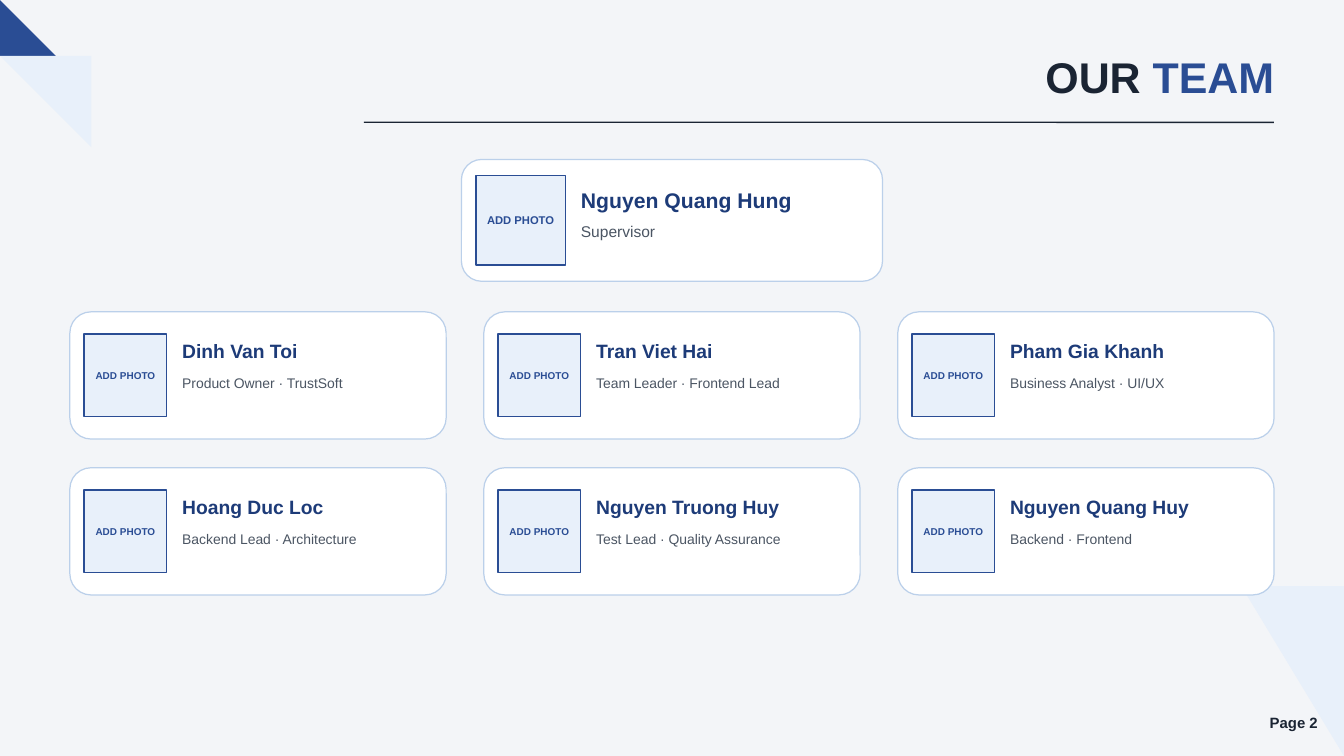
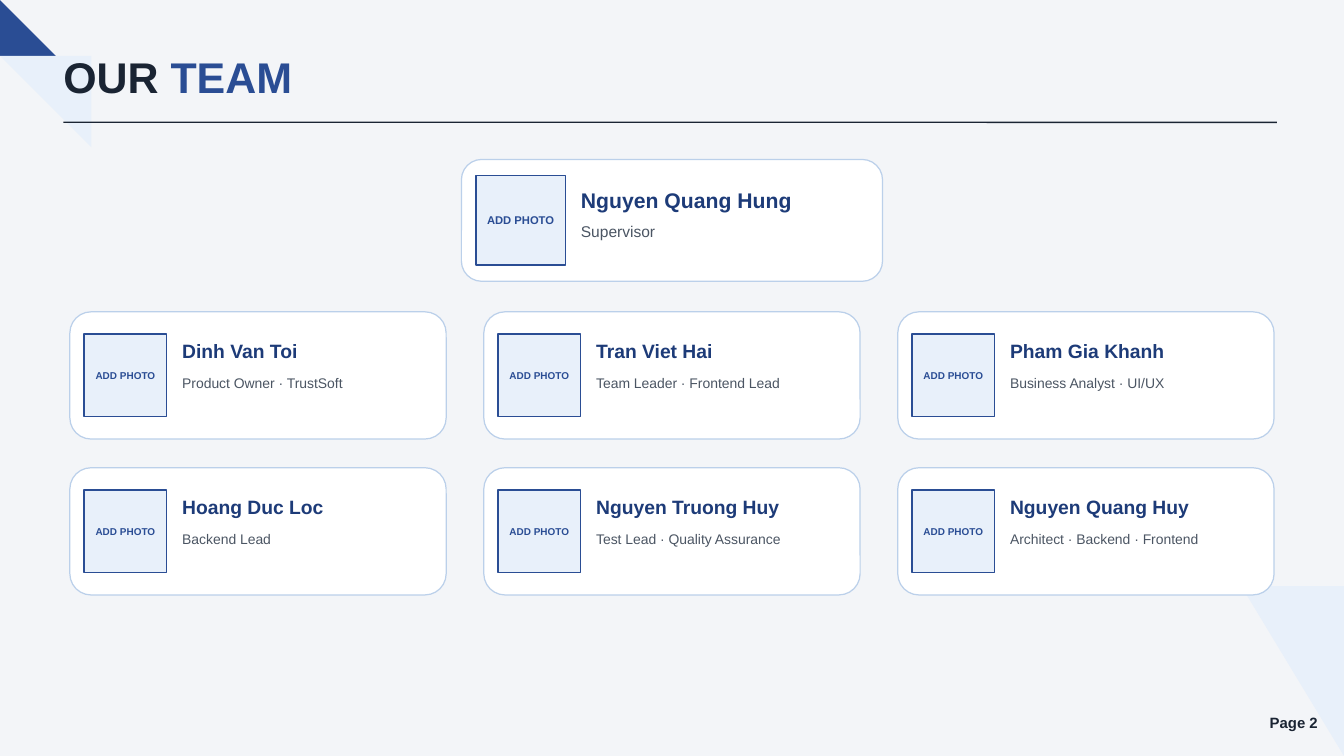
Before and after one commit to callmehai/FU-FA26-G116, a slide deck: slide 2 of docs/08-reports/source/TrustCabinet_Report.pptx. Drawn at 1344x756 pixels with LibreOffice and Linux fonts; fonts in the diff are those of the drawing. Boxes give left, top, right and bottom in pixels: in the first picture for what was removed or moved away, otherwise in the second. Text is boxed around its words. In the diff, an @@ line names an element or a change of style, - is before the commit and + after.

```diff
--- a/docs/08-reports/source/TrustCabinet_Report.pptx
+++ b/docs/08-reports/source/TrustCabinet_Report.pptx
@@ text "OUR TEAM": place and size @@
-text "OUR TEAM" at (1045, 63, 1274, 94)
+text "OUR TEAM" at (63, 63, 292, 94)
@@ text "OUR TEAM" at (63, 63, 292, 94): alignment right to left @@
@@ line moved from (364, 122) - (1274, 122) to (64, 122) - (1277, 122) @@
@@ text at (182, 534, 271, 544): text changed @@
-Backend Lead · Architecture
+Backend Lead
@@ text at (1010, 534, 1199, 544): text changed @@
-Backend · Frontend
+Architect · Backend · Frontend
```
Also in this commit, not shown: 34 other slides changed, 3 slides added, 3 slides removed, 6 other files.
